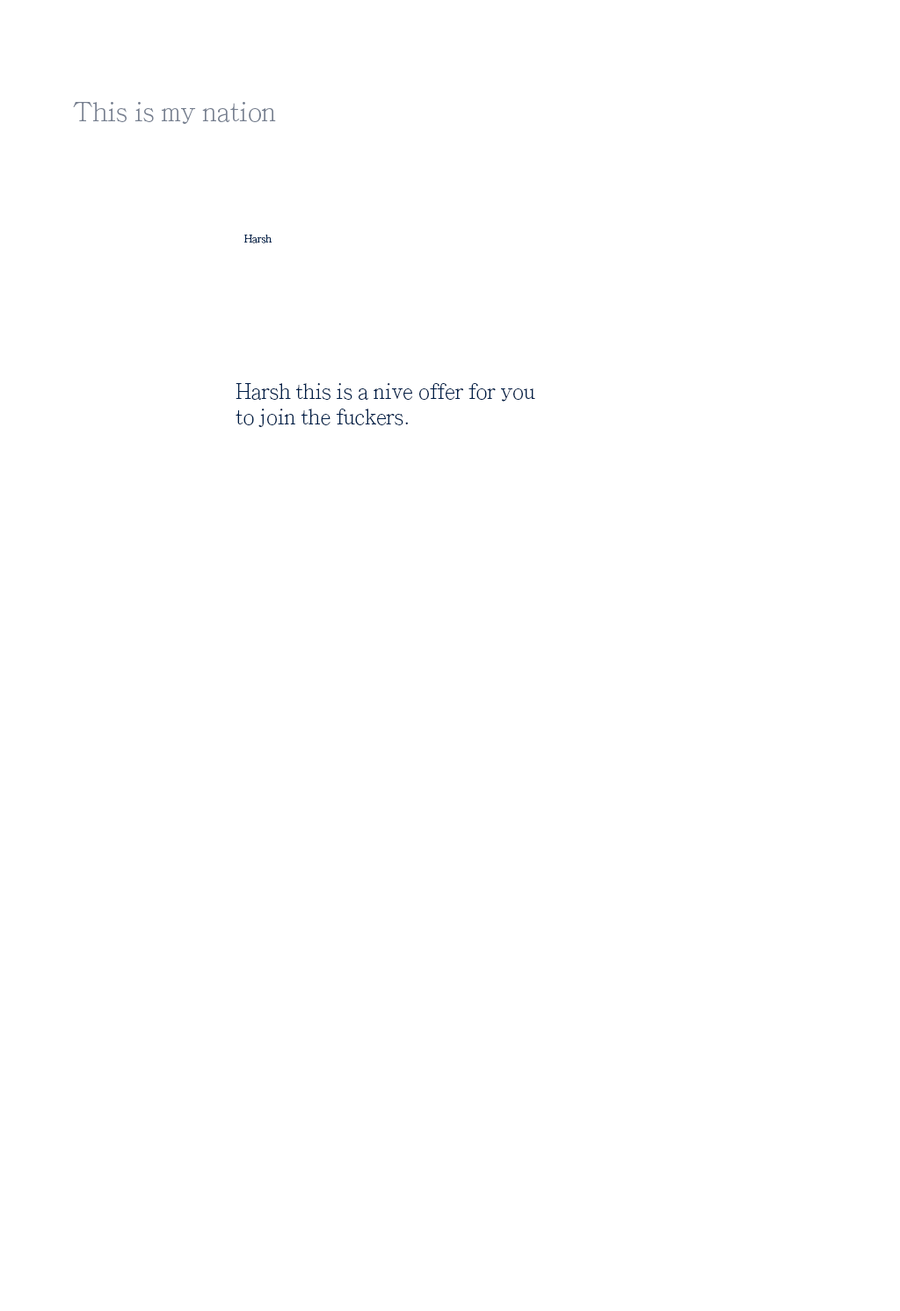
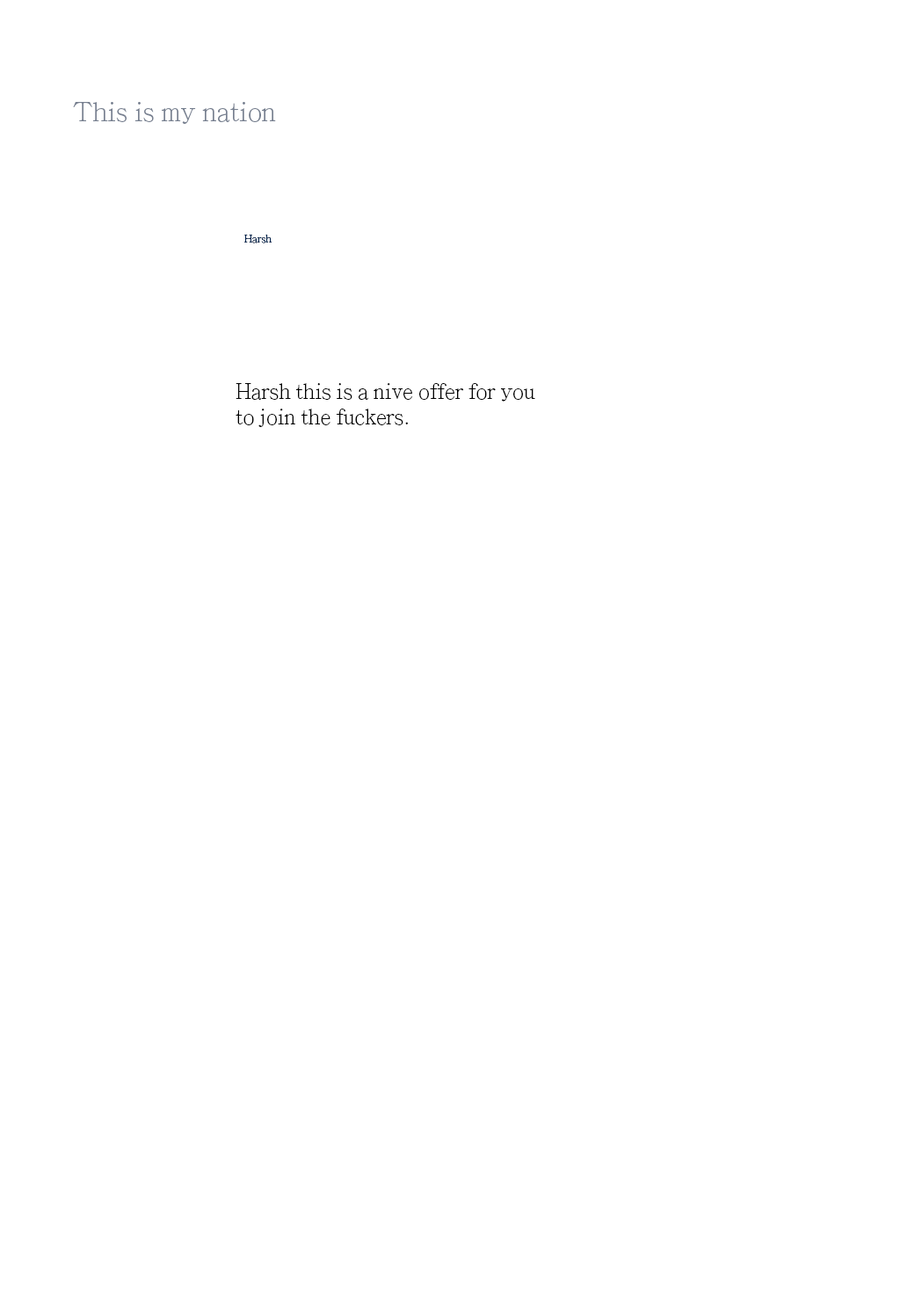
Before/after of a (900, 1311) layered artwork. What changed in the layer stack:
painted on "Harsh this is a nive offer for you to join the fuckers." over left=235, top=383, right=536, bottom=428
